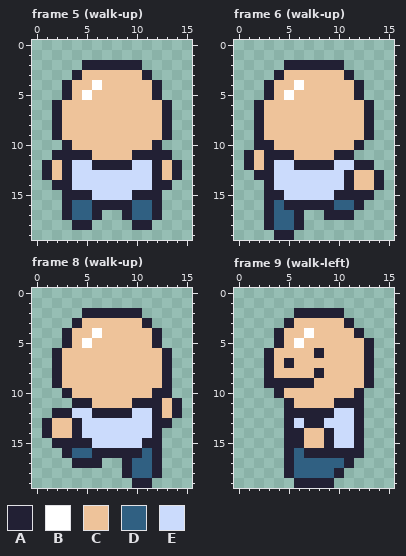
Pixel-art file -- ressources/Sprite/base-perso.aseprite. The picture above was drawn from the file before the commit.
16x20 pixels, 16 frames. Shown: frame 5 (walk-up), frame 6 (walk-up), frame 8 (walk-up), frame 9 (walk-left). The commit also changed other frames, which this record leaves out.
Palette (. is transparent): A #222034  B #ffffff  C #eec39a  D #306082  E #cbdbfc
The same view after the edit:
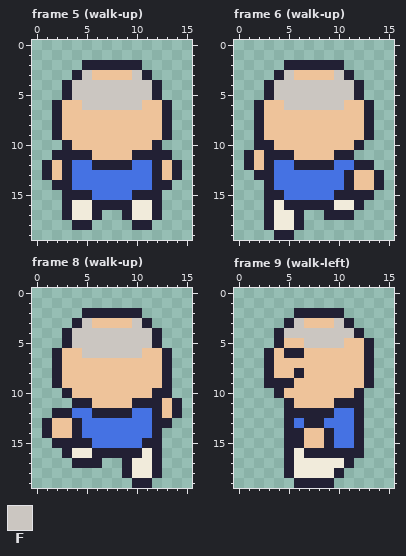
Colours new in this view: F #cbc6c1
The edit:
layer "white_chill" added
layer "Layer 1" removed
colour D: #306082 -> #f1ebdb
colour E: #cbdbfc -> #4572e3
Changed rows in their new state; - is a pixel that keeps its letter.
Frame 5 (walk-up), layer "white_chill":
first column x 4:
 3 -F----F-
 4 FFFFFFFF
 5 FFFFFFFF
 6 -FFFFFF-
Frame 6 (walk-up), layer "white_chill": the same change as frame 5 (walk-up)
Frame 8 (walk-up), layer "white_chill": the same change as frame 5 (walk-up)
Frame 9 (walk-left), layer "white_chill":
first column x 5:
 3 -F---F-
 4 FFFFFFF
 5 -CFFFF-
 6 AA-C---
 7 C------
 8 -A-C---
 9 -CC----
Changed places in both pictures, as pixel boxes (x1, y1, x2, y2):
changed: (72, 70, 152, 110)
changed: (72, 160, 152, 220)
changed: (274, 70, 354, 110)
changed: (274, 160, 354, 230)
changed: (72, 318, 152, 358)
changed: (72, 408, 152, 478)
changed: (284, 318, 354, 478)
